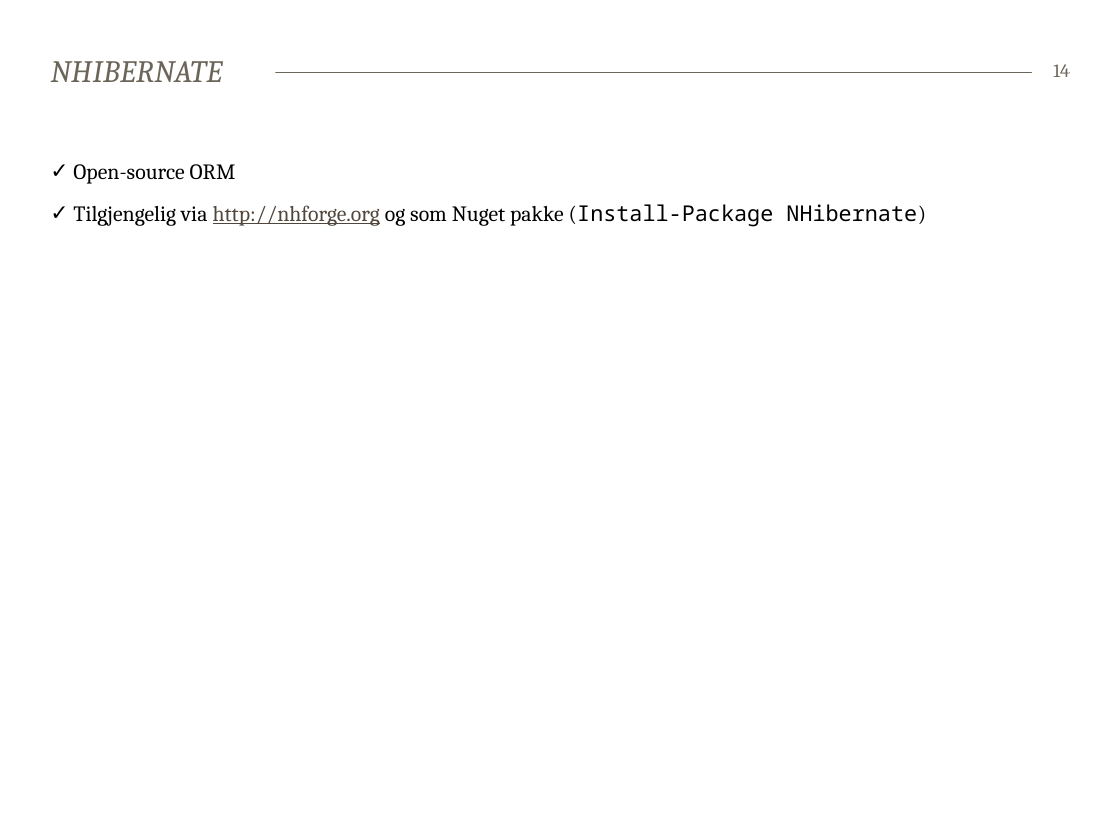
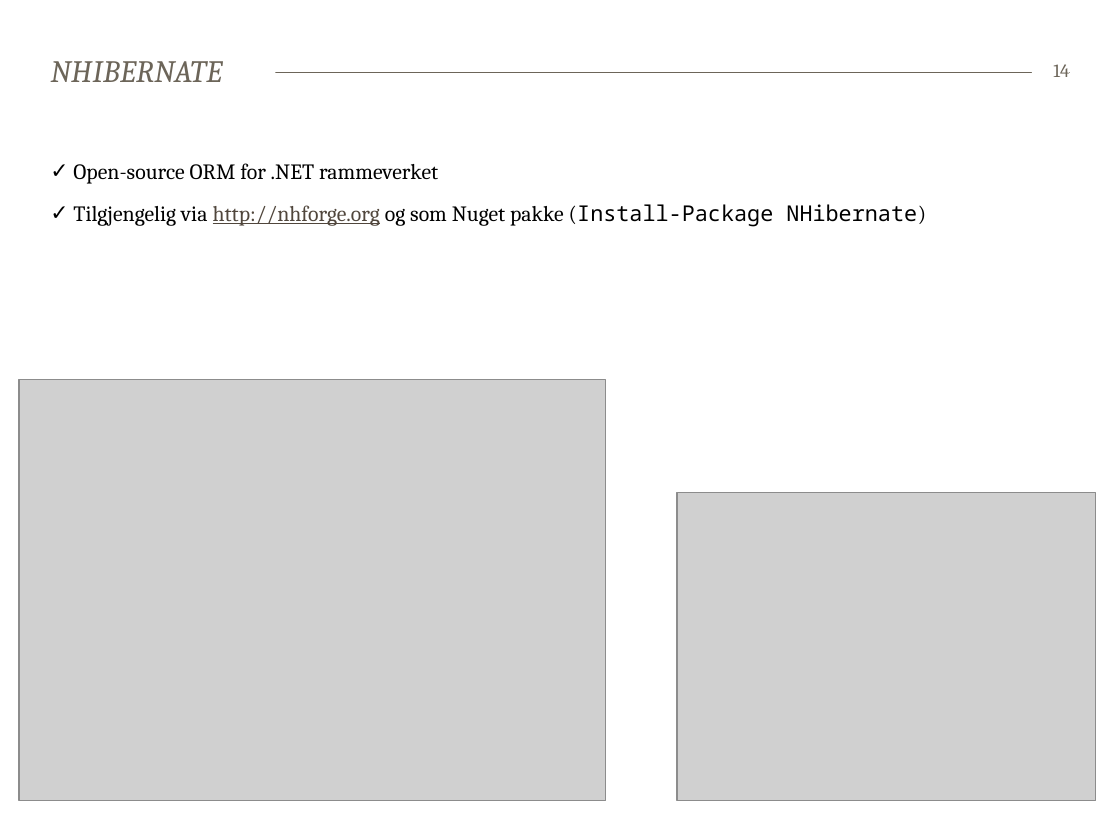
Before and after one commit to bekk/dotnetkurs, a slide deck: slide 14 of persistingData/persistingData.pptx. Drawn at 1120x840 pixels with LibreOffice and Linux fonts; fonts in the diff are those of the drawing; grey boxes stand for pictures. Boxes give left, top, right and bottom in pixels: in the first picture for what was removed or moved away, otherwise in the second. Text is boxed around its words. In the diff, an @@ line names an element or a change of style, - is before the commit and + after.

Commit message:
More details on NHibernate added to slidedeck

```diff
--- a/persistingData/persistingData.pptx
+++ b/persistingData/persistingData.pptx
@@ text at (73, 163, 438, 184): text changed @@
-✓ Open-source ORM
+✓ Open-source ORM for .NET rammeverket
@@ picture added at (19, 380, 606, 801) @@
@@ picture added at (678, 493, 1096, 801) @@
```
Also in this commit, not shown: 6 other slides changed.
